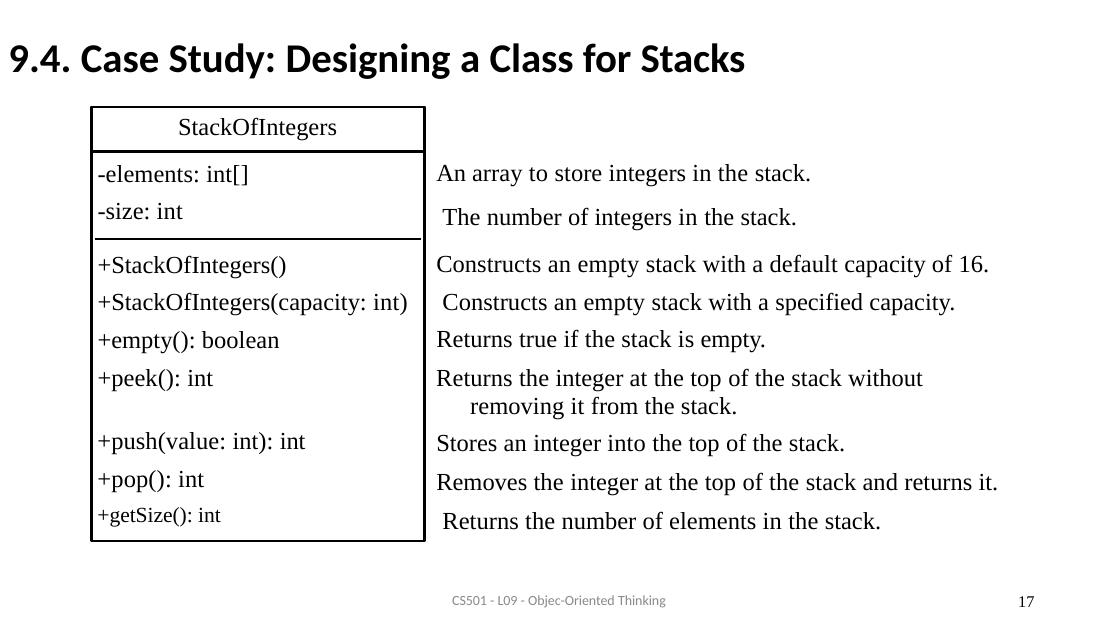
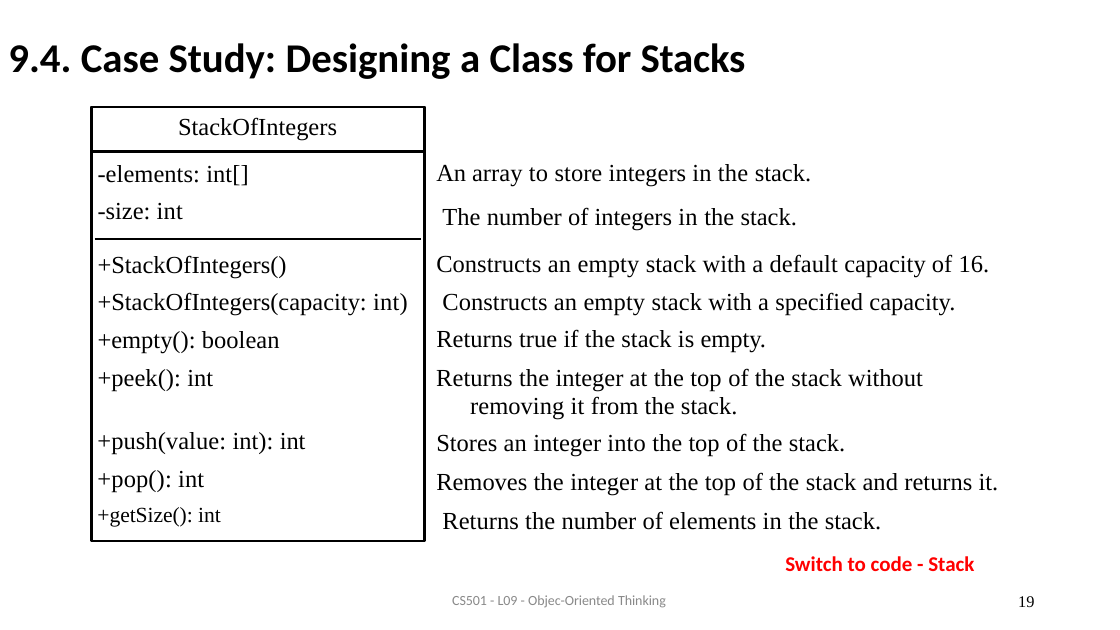
Before and after one commit to AughdonBreslin/CS501IntroToJava, a slide deck: slide 19 of Lectures/9_Object_Oriented_Programming.pptx (slide 17 before the commit). Drawn at 1120x630 pixels with LibreOffice and Linux fonts; fonts in the diff are those of the drawing. Boxes give left, top, right and bottom in pixels: in the first picture for what was removed or moved away, otherwise in the second. Text is boxed around its words. In the diff, an @@ line names an element or a change of style, - is before the commit and + after.

```diff
--- a/Lectures/9_Object_Oriented_Programming.pptx
+++ b/Lectures/9_Object_Oriented_Programming.pptx
@@ text added at bbox=[785, 556, 974, 571], 18 pt, text #FF0000, bold @@
+Switch to code - Stack
@@ page number at bbox=[1018, 596, 1034, 607]: text changed @@
-17
+19
```
Also in this commit, not shown: 10 other slides changed, 17 slides added, 8 slides removed, 4 other files.
